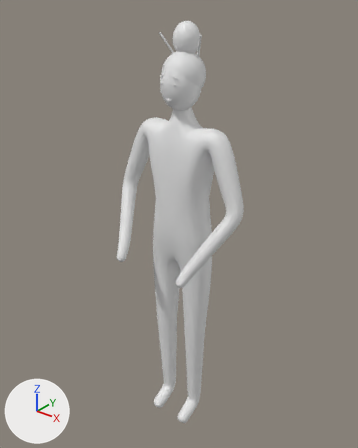
The FBX model Assets/HuaShang/Resources/HuaShang/Art/Characters/SK_yuJi.fbx, before and after one commit.
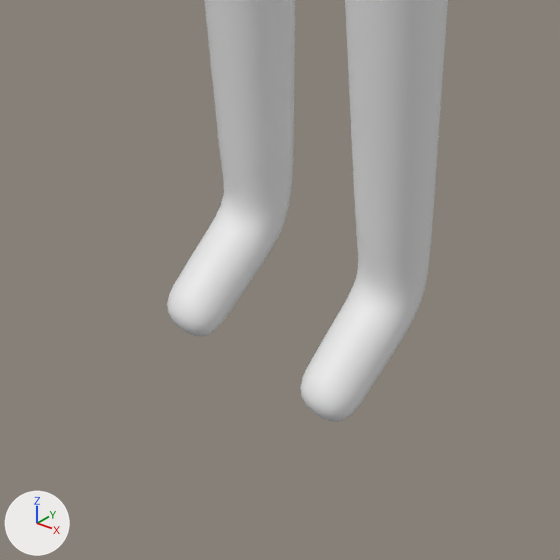
The first picture shows the older version from a 50 mm lens placed at (1.137, -1.444, 1.896), pointed at (-0.011, -0.009, 1.006). The close-ups show the older and then the newer version on the part from 35% to 63% of the width and 78% to 100% of the height of that picture. Only the edits that show in the close-ups are written down. Arrows for +X, +Y and +Z are at lower left; the lights stay in place. Where no turn or scale is listed for an object, it has been applied to the vertices.

Names of what the first close-up shows: 'Body'.
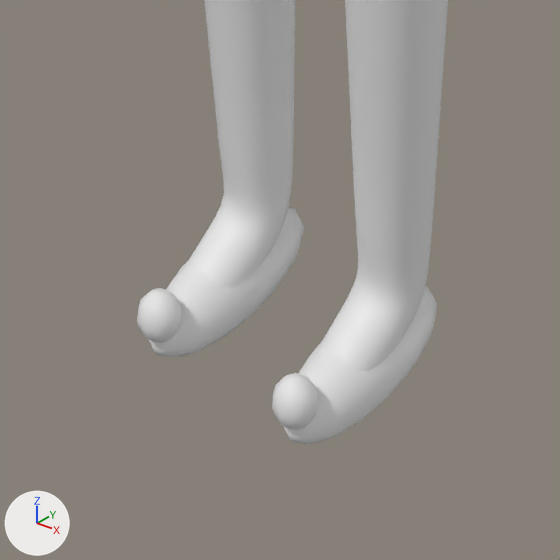
Location of each change, [x1, y1, x2, y2] in pixels of the close-ups (560 x 560 px):
'Shoe', added
    after: [283, 286, 437, 444]
'Shoe.001', added
    after: [149, 208, 304, 357]
'ShoeTip', added
    after: [272, 373, 318, 430]
'ShoeTip.001', added
    after: [137, 288, 182, 343]

What changed in the scene script:
```text
Add me_shoe:
    me_shoe.from_pydata(...)  # 146 vertices, 160 faces; spans x 0.04..0.11, y -0.145..0.055, z 0.0..0.08
    me_shoe.materials.append(mat_m_lacquer_red)  # white #e7e7e7
Add me_shoetip_001:
    me_shoetip_001.from_pydata(...)  # a UV sphere (10 segments, 6 rings, poles along z) spanning x -0.094..-0.056, y -0.155..-0.115, z 0.045..0.095
    me_shoetip_001.materials.append(mat_m_lacquer_red)  # white #e7e7e7
Add me_shoetip:
    me_shoetip.from_pydata(...)  # a UV sphere (10 segments, 6 rings, poles along z) spanning x 0.056..0.094, y -0.155..-0.115, z 0.045..0.095
    me_shoetip.materials.append(mat_m_lacquer_red)  # white #e7e7e7
Add me_shoe_001:
    me_shoe_001.from_pydata(...)  # 146 vertices, 160 faces; spans x -0.11..-0.04, y -0.145..0.055, z 0.0..0.08
    me_shoe_001.materials.append(mat_m_lacquer_red)  # white #e7e7e7
Add ob_shoe:
    ob_shoe = bpy.data.objects.new('Shoe', me_shoe)
    ob_shoe.location = (0.0, 0.0, 0.0)
Add ob_shoetip_001:
    ob_shoetip_001 = bpy.data.objects.new('ShoeTip.001', me_shoetip_001)
    ob_shoetip_001.location = (0.0, 0.0, 0.0)
Add ob_shoetip:
    ob_shoetip = bpy.data.objects.new('ShoeTip', me_shoetip)
    ob_shoetip.location = (0.0, 0.0, 0.0)
Add ob_shoe_001:
    ob_shoe_001 = bpy.data.objects.new('Shoe.001', me_shoe_001)
    ob_shoe_001.location = (0.0, 0.0, 0.0)
```
